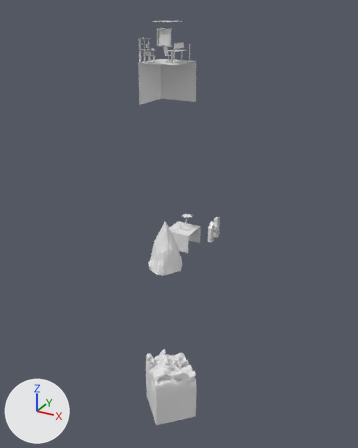
Two versions of the glTF model apps/portfolio/public/SM_Scene.glb, one commit apart.
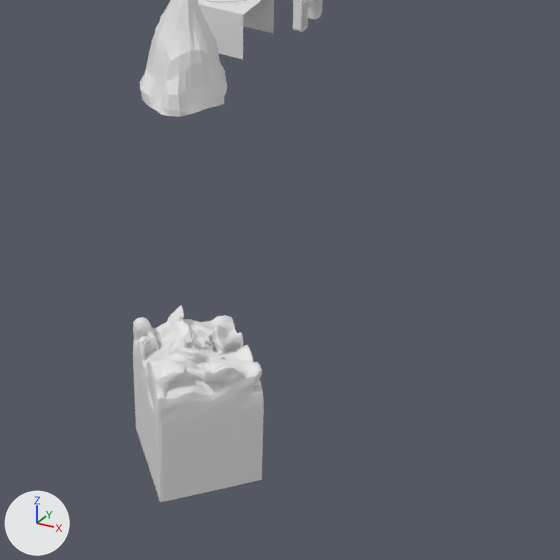
Old and new are each drawn whole from a 50 mm lens placed at (48.9, -84.6, 9.6), pointed at (1.7, 1.2, -33.3) and again close up on the part from 26% to 87% of the width and 51% to 100% of the height. The axes (+X, +Y, +Z) are drawn at lower left. The lights are the same throughout. Where no turn or scale is listed for an object, it has been applied to the vertices.

The first close-up shows 'Cube', 'HugoMeetLogo', 'Terrain', 'Water', 'Water.001'.
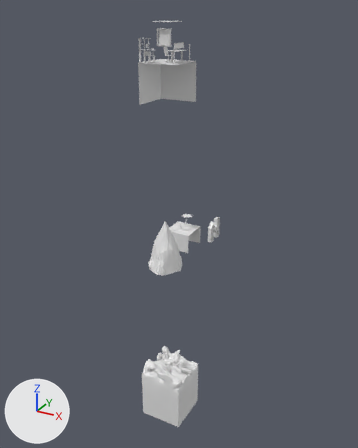
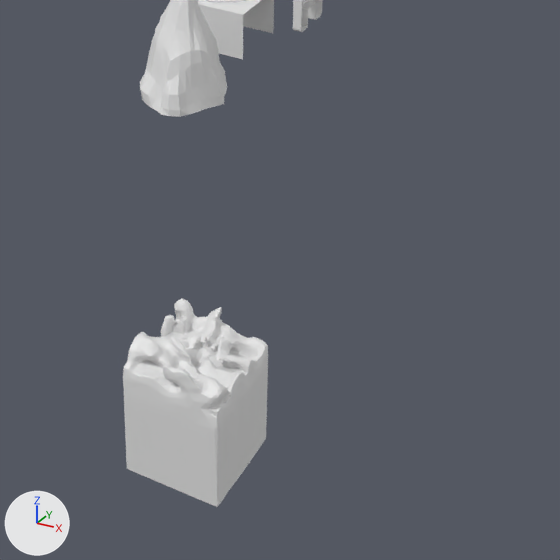
Boxes (x1, y1, x2, y2) around the edits, measured in the close-ups (560 x 560 px):
'Terrain', turned: before (133, 305, 264, 502); after (123, 299, 268, 507)
'Water.001', turned: before (136, 328, 262, 407); after (161, 328, 262, 417)

The change in detail:
Object 'Terrain' (ob_terrain) turns from (0, 0, 45) to (0, 0, 0) degrees about x, y and z.
Object 'Water.001' (ob_water_001) turns from (0, 0, 45) to (0, 0, 0) degrees about x, y and z.
